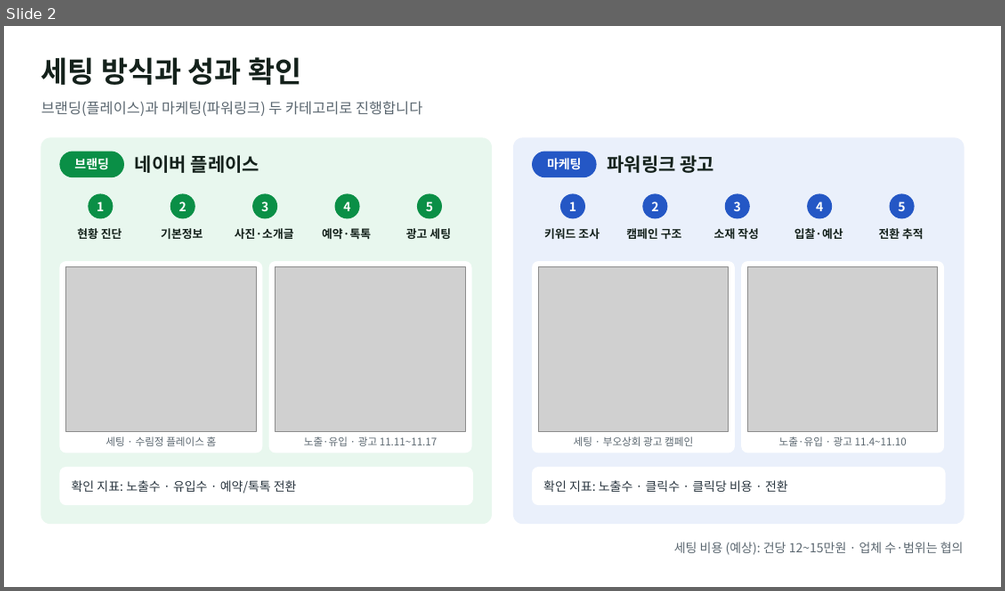
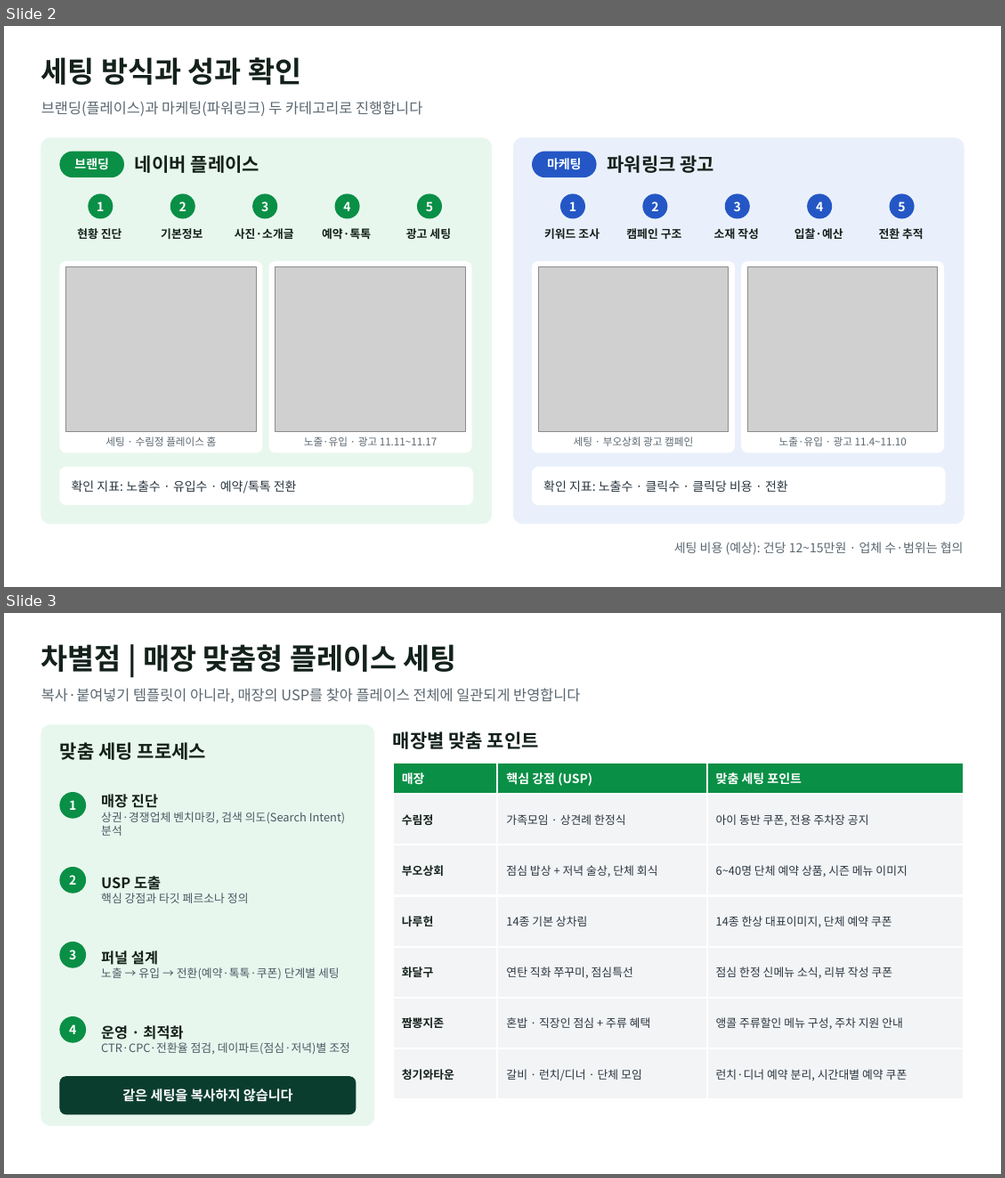
Before and after one commit to alfk0615/placeon, a slide deck: out/company_reference_proposal.pptx. Shown one above the other, each under a label of ours: slide 2 before the commit, slides 2 and 3 after it. The pictures are 1005x591 and 1005x1178 pixels, drawn with LibreOffice and Linux fonts; fonts in the diff are those of the drawing; grey boxes stand for pictures. Boxes give left, top, right and bottom in pixels: in the first picture for what was removed or moved away, otherwise in the second. Text is boxed around its words. In the diff, an @@ line names an element or a change of style, - is before the commit and + after.

```diff
--- a/out/company_reference_proposal.pptx
+++ b/out/company_reference_proposal.pptx
@@ slide 3 added at box(4, 613, 1001, 1174), background #FFFFFF @@
@@ text added at box(41, 644, 457, 672), 28 pt, text #14211B, bold @@
+차별점 | 매장 맞춤형 플레이스 세팅
@@ text added at box(41, 688, 580, 703), 14 pt, text #5B6770 @@
+복사·붙여넣기 템플릿이 아니라, 매장의 USP를 찾아 플레이스 전체에 일관되게 반영합니다
@@ rounded rectangle added at box(41, 725, 374, 1126), fill #E8F7EE, outline #E8F7EE 1 pt @@
@@ text added at box(60, 742, 206, 760), 18 pt, text #14211B, bold @@
+맞춤 세팅 프로세스
@@ text added at box(393, 731, 539, 749), 18 pt, text #14211B, bold @@
+매장별 맞춤 포인트
@@ table added at box(393, 763, 963, 1085), 7 rows, 3 columns @@
+매장 | 핵심 강점 (USP) | 맞춤 세팅 포인트
+수림정 | 가족모임 · 상견례 한정식 | 아이 동반 쿠폰, 전용 주차장 공지
+부오상회 | 점심 밥상 + 저녁 술상, 단체 회식 | 6~40명 단체 예약 상품, 시즌 메뉴 이미지
+나루헌 | 14종 기본 상차림 | 14종 한상 대표이미지, 단체 예약 쿠폰
+화달구 | 연탄 직화 쭈꾸미, 점심특선 | 점심 한정 신메뉴 소식, 리뷰 작성 쿠폰
+짬뽕지존 | 혼밥 · 직장인 점심 + 주류 혜택 | 앵콜 주류할인 메뉴 구성, 주차 지원 안내
+청기와타운 | 갈비 · 런치/디너 · 단체 모임 | 런치·디너 예약 분리, 시간대별 예약 쿠폰
@@ ellipse added at box(60, 793, 86, 818), fill #0A8F46, outline #0A8F46 1 pt @@
@@ text added at box(101, 794, 345, 835), 11 pt, text #4B5963 @@
+매장 진단
+상권·경쟁업체 벤치마킹, 검색 의도(Search Intent) 분석
@@ text added at box(69, 800, 76, 810), 12 pt, text #FFFFFF, bold @@
+1
@@ ellipse added at box(60, 868, 86, 892), fill #0A8F46, outline #0A8F46 1 pt @@
@@ text added at box(69, 875, 76, 884), 12 pt, text #FFFFFF, bold @@
+2
@@ text added at box(101, 876, 249, 903), 11 pt, text #4B5963 @@
+USP 도출
+핵심 강점과 타깃 페르소나 정의
@@ ellipse added at box(60, 942, 86, 967), fill #0A8F46, outline #0A8F46 1 pt @@
@@ text added at box(69, 949, 76, 959), 12 pt, text #FFFFFF, bold @@
+3
@@ text added at box(101, 950, 340, 980), 11 pt, text #4B5963 @@
+퍼널 설계
+노출 → 유입 → 전환(예약·톡톡·쿠폰) 단계별 세팅
@@ ellipse added at box(60, 1017, 86, 1042), fill #0A8F46, outline #0A8F46 1 pt @@
@@ text added at box(69, 1024, 76, 1034), 12 pt, text #FFFFFF, bold @@
+4
@@ text added at box(101, 1025, 350, 1054), 11 pt, text #4B5963 @@
+운영 · 최적화
+CTR·CPC·전환율 점검, 데이파트(점심·저녁)별 조정
@@ rounded rectangle added at box(60, 1077, 356, 1114), fill #0B3D2E, outline #0B3D2E 1 pt @@
@@ text added at box(122, 1088, 293, 1102), 13 pt, text #FFFFFF, bold @@
+같은 세팅을 복사하지 않습니다
```
Also in this commit, not shown: 1 slide changed, 2 other slides added.
